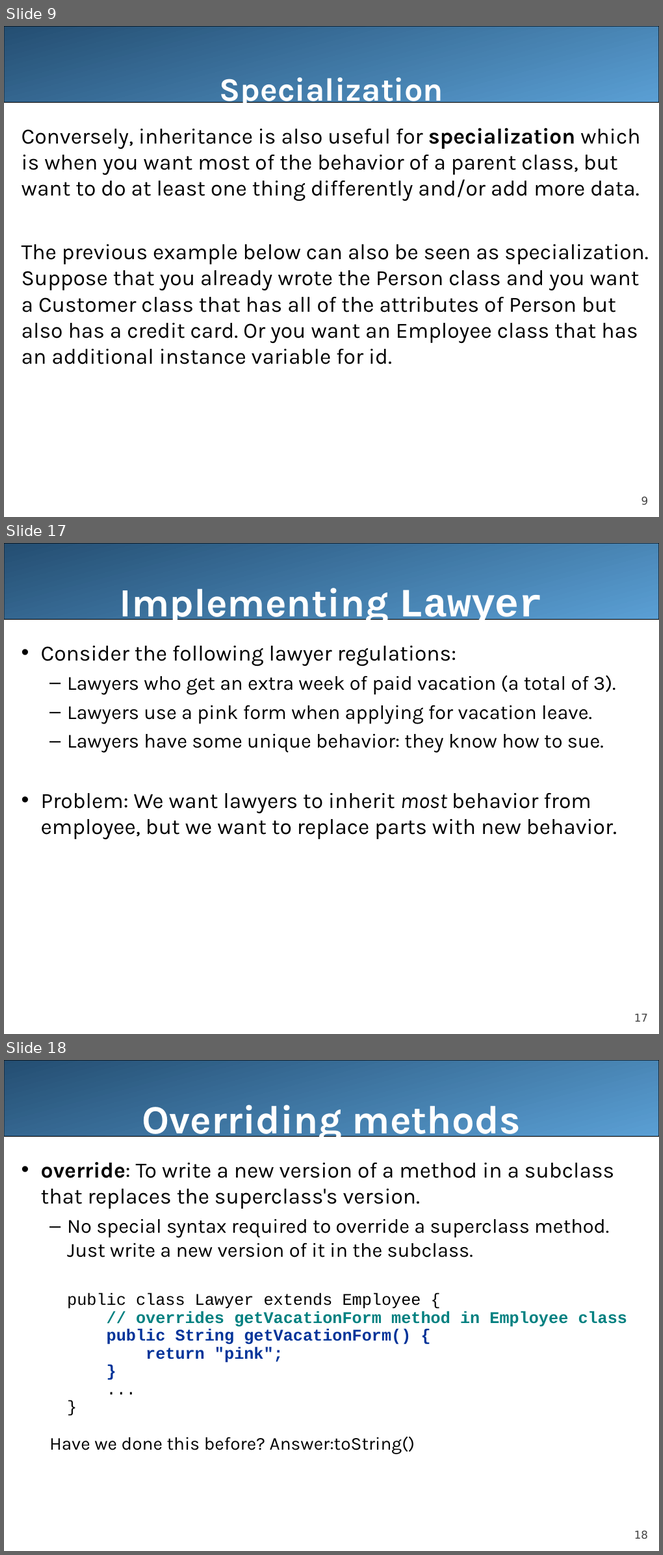
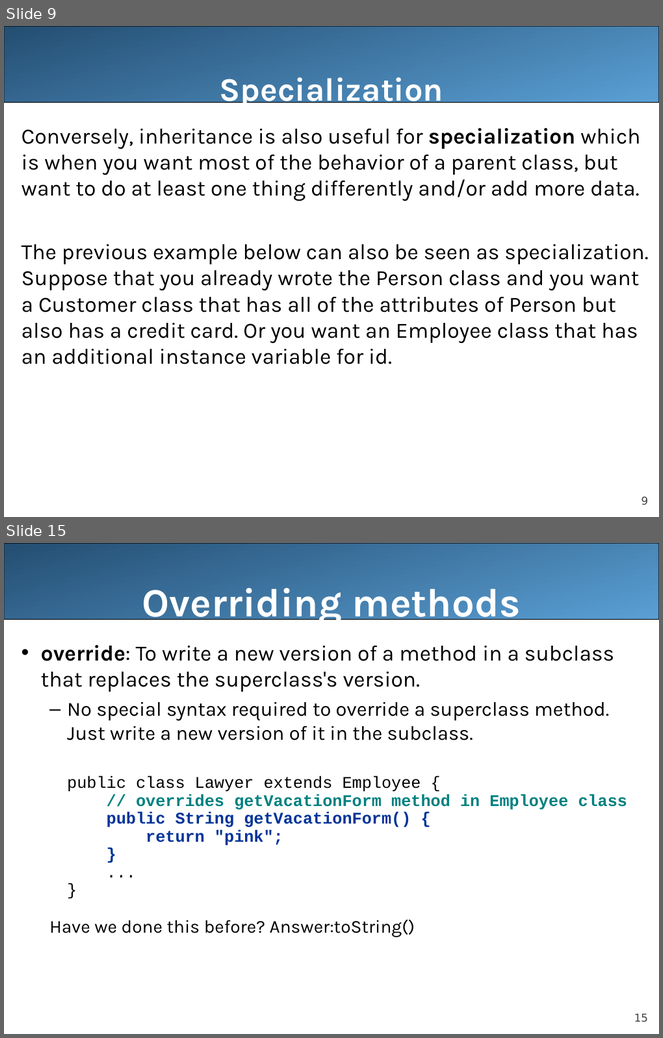
Before and after one commit to LongBaoNguyen/longbaonguyen.github.io, a slide deck: courses/apcsa/lecture21.ppt. Shown one above the other, each under a label of ours: slides 9, 17 and 18 before the commit, slides 9 and 15 after it; the slides between them are not shown. The pictures are 663x1555 and 663x1038 pixels, drawn with LibreOffice and Linux fonts; fonts in the diff are those of the drawing. Boxes give left, top, right and bottom in pixels: in the first picture for what was removed or moved away, otherwise in the second. Text is boxed around its words. In the diff, an @@ line names an element or a change of style, - is before the commit and + after.

```diff
--- a/courses/apcsa/lecture21.ppt
+++ b/courses/apcsa/lecture21.ppt
@@ slide 17 removed at [4,543,659,1034], background #FFFFFF; not listed: 2 template elements that a slide beside it also shows @@
@@ title removed at [120,588,544,627] @@
-Implementing Lawyer
@@ text removed at [41,646,617,840] @@
-• Consider the following lawyer regulations:
-  – Lawyers who get an extra week of paid vacation (a total of 3).
-  – Lawyers use a pink form when applying for vacation leave.
-  – Lawyers have some unique behavior: they know how to sue.
-• Problem: We want lawyers to inherit most behavior from employee, but we want to replace parts with new behavior.
@@ what was slide 18 is now slide 15 @@
@@ page number at [634,1014,648,1022]: text changed @@
-18
+15
```
Also in this commit, not shown: 2 slides changed, 3 slides added, 5 other slides removed, 4 other files.
